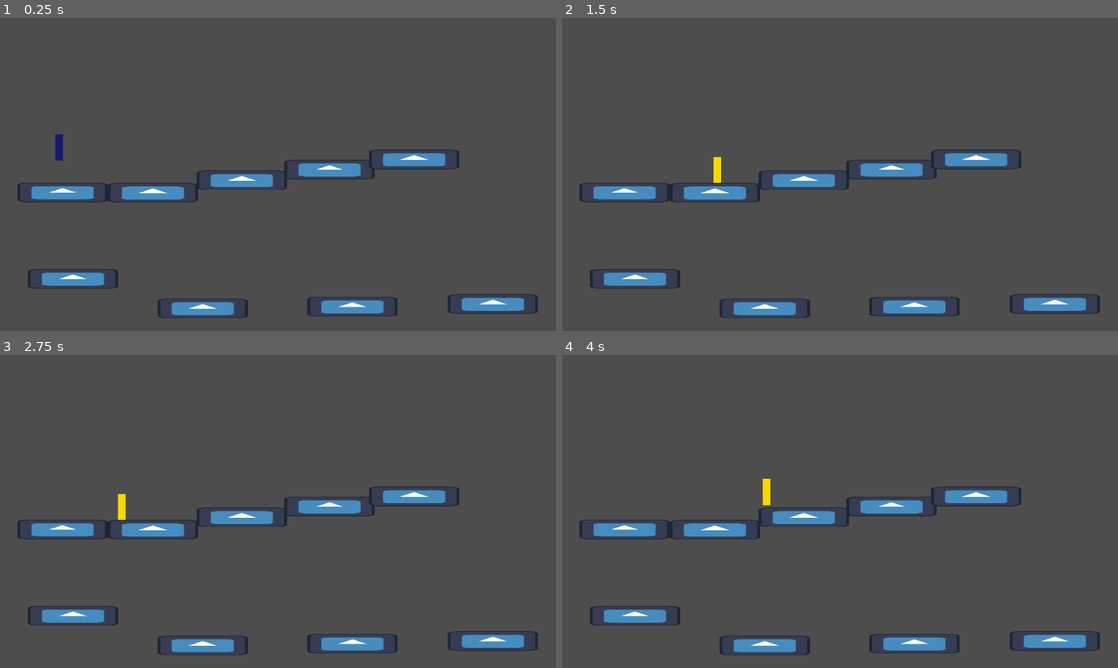
Above: before the commit, frames 1-4 (two rows, left to right).
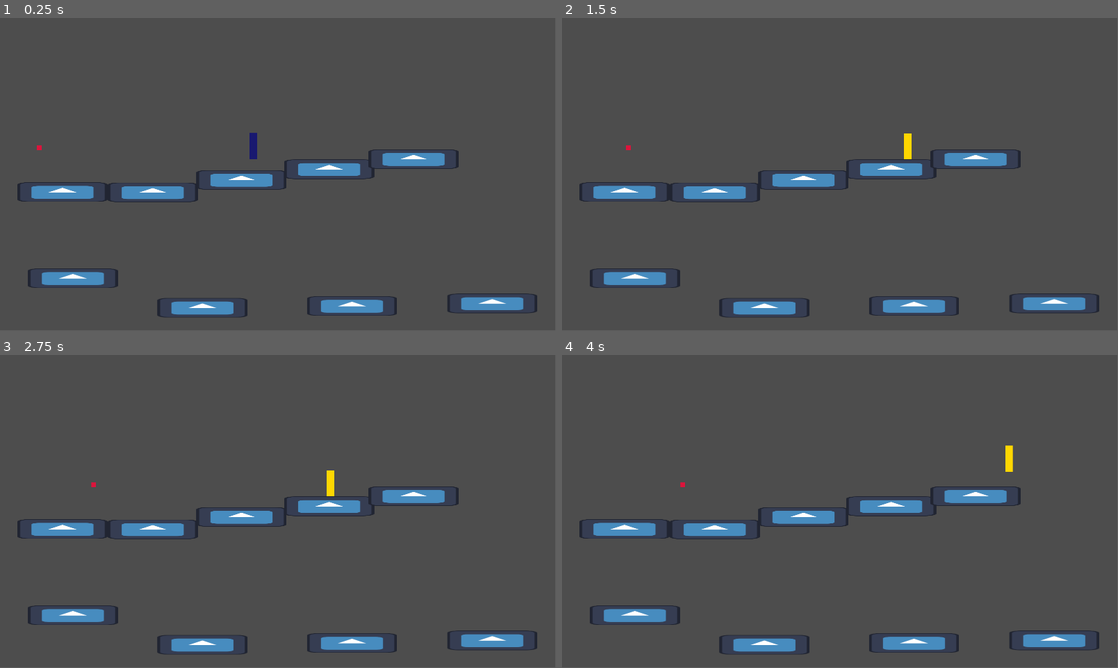
Above: after the commit, the same moments.

Repository: themcgurkfiles/Callstacker
Game: Godot game, scene res://levels/testlevel.tscn
Two runs of this game, one before a commit and one after it. Both use one fixed random seed, a clock stepped at 60 frames per second and the inputs below. The engine's default icon, where the game draws it, is replaced by a stand-in: a white triangle on a blue panel in a dark square.
Inputs:
- Up to frame 1 (0.25 s): no input
- Up to frame 2 (1.5 s): tap Enter at 0.5 s; hold D (p_right) from 0.53 s (still down); tap S (p_act) at 0.6, 1.35 s; tap Space (p_jump) at 0.77 s
- Up to frame 3 (2.75 s): tap Space (p_jump) at 1.52 s; release D (p_right) at 2.03 s; hold A (p_left) from 2.03 s (still down); tap S (p_act) at 2.1 s
- Up to frame 4 (4 s): release A (p_left) at 2.78 s; hold D (p_right) from 2.78 s (still down); tap S (p_act) at 2.85, 3.6 s; tap Space (p_jump) at 3.02, 3.77 s
The window is 800x450 before the commit and 799x449 after it. Grey fills any space a smaller window leaves; there, only what the larger window draws over its background counts as a difference.

The runs differ from the first frame. In frame 1, 1.6% of the frame differs, in the area x 3-97%, y 36-96%; in frame 2, 1.6%; in frame 3, 1.6%; in frame 4, 1.6%.

Commit message:
Added temp bullet

Diff:
--- /dev/null
+++ b/actors/bullet/bullet.gd
@@ -0,0 +1,12 @@
+extends Area2D
+
+var speed = 75
+@export var Shooter : Node2D
+
+func _physics_process(delta):
+	position += transform.x * speed * delta
+
+func _on_body_entered(body: Node2D) -> void:
+	queue_free()
+	if body != Shooter and body.is_in_group("mob"):
+		body.queue_free()
--- /dev/null
+++ b/actors/bullet/bullet.tscn
@@ -0,0 +1,21 @@
+[gd_scene load_steps=3 format=3 uid="uid://b11wl1b6c4xqt"]
+
+[ext_resource type="Script" uid="uid://b0k0l2odjwcit" path="res://actors/bullet/bullet.gd" id="1_8mjoc"]
+
+[sub_resource type="RectangleShape2D" id="RectangleShape2D_tihky"]
+size = Vector2(16, 16)
+
+[node name="Bullet" type="Area2D"]
+script = ExtResource("1_8mjoc")
+
+[node name="CollisionShape2D" type="CollisionShape2D" parent="."]
+shape = SubResource("RectangleShape2D_tihky")
+
+[node name="ColorRect" type="ColorRect" parent="."]
+offset_left = -8.0
+offset_top = -8.0
+offset_right = 8.0
+offset_bottom = 8.0
+color = Color(0.862745, 0.0784314, 0.235294, 1)
+
+[connection signal="body_entered" from="." to="." method="_on_body_entered"]
--- a/actors/player/player.gd
+++ b/actors/player/player.gd
@@ -34,8 +34,8 @@
 	if playerColorRect:
 		playerColorRect.color = original_color
 
-func jump_curve_grav(velocity: Vector2):
-	if velocity.y < 0:
+func jump_curve_grav(vel: Vector2):
+	if vel.y < 0:
 		return get_gravity()
 	return get_gravity() * 2
 
--- a/actors/player/player.tscn
+++ b/actors/player/player.tscn
@@ -5,14 +5,16 @@
 [sub_resource type="RectangleShape2D" id="RectangleShape2D_cp522"]
 size = Vector2(26, 90)
 
-[node name="Player" type="CharacterBody2D"]
+[node name="Player" type="CharacterBody2D" groups=["mob"]]
 script = ExtResource("1_nvxhs")
+
+[node name="CollisionShape2D" type="CollisionShape2D" parent="."]
+shape = SubResource("RectangleShape2D_cp522")
 
 [node name="ColorRect" type="ColorRect" parent="."]
 offset_left = -13.0
 offset_top = -45.0
 offset_right = 13.0
 offset_bottom = 45.0
-
-[node name="CollisionShape2D" type="CollisionShape2D" parent="."]
-shape = SubResource("RectangleShape2D_cp522")
+color = Color(0.862745, 0.0784314, 0.235294, 1)
+metadata/_edit_use_anchors_ = true
--- a/levels/testlevel.tscn
+++ b/levels/testlevel.tscn
@@ -1,12 +1,13 @@
-[gd_scene load_steps=3 format=3 uid="uid://m5bafm0cmnno"]
+[gd_scene load_steps=4 format=3 uid="uid://m5bafm0cmnno"]
 
 [ext_resource type="PackedScene" uid="uid://dj2ajxk4i5m25" path="res://actors/player/player.tscn" id="1_uu6m2"]
 [ext_resource type="PackedScene" uid="uid://ctiog12fagpnm" path="res://levelpieces/floor.tscn" id="2_hb8io"]
+[ext_resource type="PackedScene" uid="uid://b11wl1b6c4xqt" path="res://actors/bullet/bullet.tscn" id="3_hb8io"]
 
 [node name="Node2D" type="Node2D"]
 
 [node name="Player" parent="." instance=ExtResource("1_uu6m2")]
-position = Vector2(204, 389)
+position = Vector2(875, 385)
 
 [node name="Floor" parent="." instance=ExtResource("2_hb8io")]
 position = Vector2(216, 602)
@@ -34,3 +35,6 @@
 
 [node name="Floor6" parent="." instance=ExtResource("2_hb8io")]
 position = Vector2(700, 1002)
+
+[node name="Bullet" parent="." instance=ExtResource("3_hb8io")]
+position = Vector2(117, 449)
--- a/project.godot
+++ b/project.godot
@@ -21,7 +21,10 @@
 window/size/viewport_height=1080
 window/size/mode=2
 window/size/resizable=false
-window/stretch/mode="viewport"
+
+[global_group]
+
+mob="Includes player and all enemies."
 
 [input]
 
Not shown, added: actors/bullet/bullet.gd.uid
